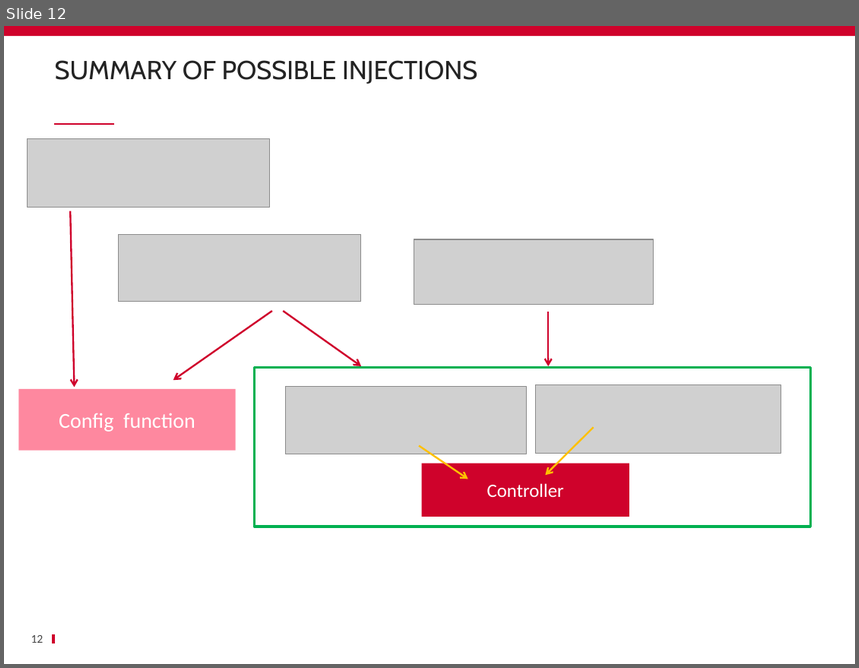
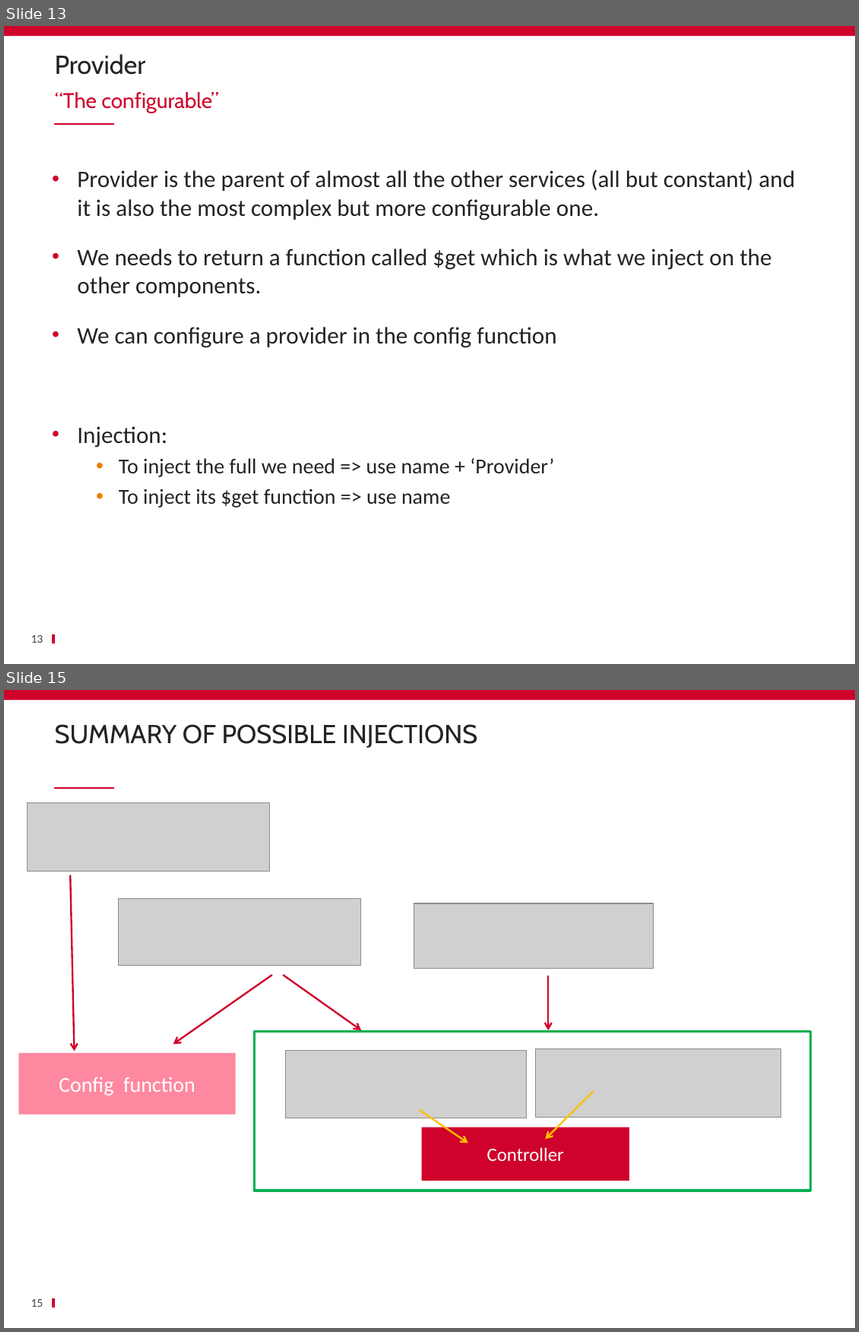
Before and after one commit to ycintre/formation-angularjs, a slide deck: 15 Custom services/Custom services.pptx. Shown one above the other, each under a label of ours: slide 12 before the commit, slides 13 and 15 after it; the slides between them are not shown. The pictures are 859x668 and 859x1332 pixels, drawn with LibreOffice and Linux fonts; fonts in the diff are those of the drawing; grey boxes stand for pictures; background and template pictures are left out. Boxes give left, top, right and bottom in pixels: in the first picture for what was removed or moved away, otherwise in the second. Text is boxed around its words. In the diff, an @@ line names an element or a change of style, - is before the commit and + after.

Commit message:
completely rework custom services slides

```diff
--- a/15 Custom services/Custom services.pptx
+++ b/15 Custom services/Custom services.pptx
@@ slide 13 added at box(4, 26, 855, 664), background #FFFFFF; not listed: 3 template elements that a slide beside it also shows @@
@@ title added at box(55, 54, 146, 75), 22 pt, text #232323 @@
+Provider
@@ text added at box(55, 92, 218, 113), 18 pt, text #CF022B @@
+“The configurable”
@@ text added at box(77, 170, 795, 508), 20 pt, text #232323 @@
+• Provider is the parent of almost all the other services (all but constant) and it is also the most complex but more configurable one.
+• We needs to return a function called $get which is what we inject on the other components.
+• We can configure a provider in the config function
+• Injection:
+  • To inject the full we need => use name + ‘Provider’
+  • To inject its $get function => use name
@@ page number added at box(31, 636, 44, 643), 10 pt, text #464646 @@
+13
@@ what was slide 12 is now slide 15 @@
@@ page number at box(31, 1300, 44, 1307): text changed @@
-12
+15
```
Also in this commit, not shown: 1 slide changed, 13 other slides added, 17 slides removed.
